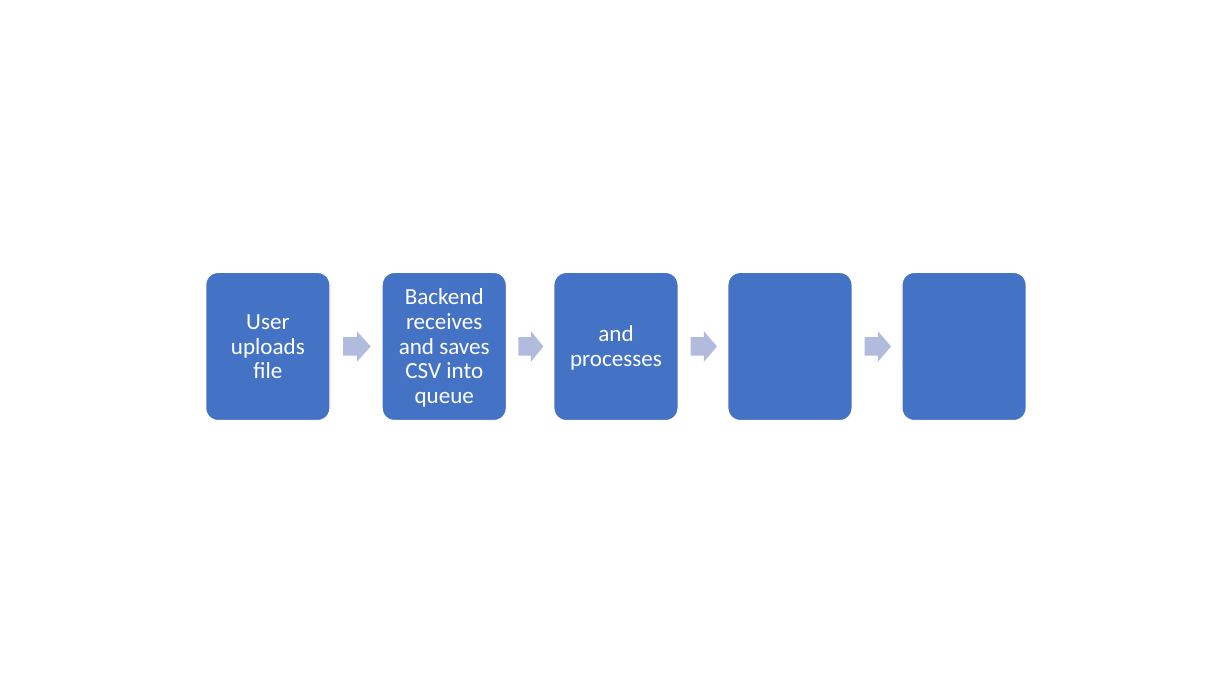
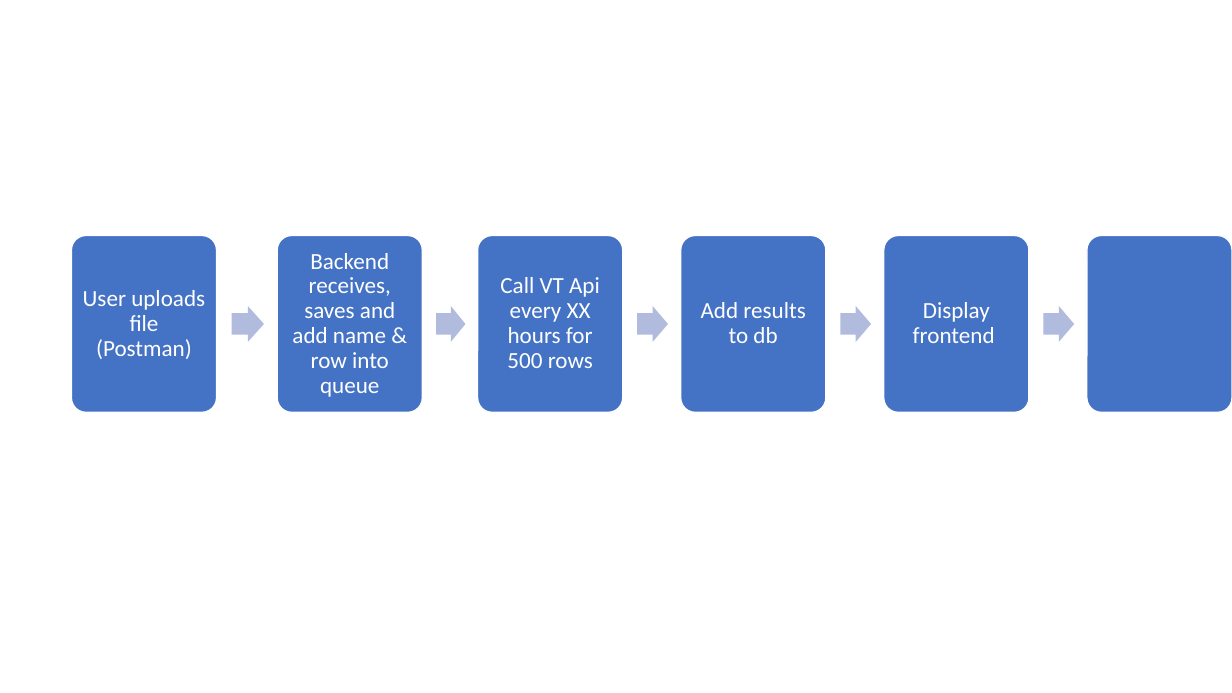
Before and after one commit to ZhengJie98/Domain-IP-Enrichment, a slide deck: slide 2 of Flow.pptx. Drawn at 1232x693 pixels with LibreOffice and Linux fonts; fonts in the diff are those of the drawing. Boxes give left, top, right and bottom in pixels: in the first picture for what was removed or moved away, otherwise in the second. Text is boxed around its words. In the diff, an @@ line names an element or a change of style, - is before the commit and + after.

```diff
--- a/Flow.pptx
+++ b/Flow.pptx
@@ rounded rectangle: place and size @@
-rounded rectangle at bbox=[383, 273, 507, 421]
+rounded rectangle at bbox=[71, 236, 216, 412]
@@ rounded rectangle: place and size @@
-rounded rectangle at bbox=[206, 273, 331, 421]
+rounded rectangle at bbox=[277, 236, 422, 412]
@@ rounded rectangle: place and size @@
-rounded rectangle at bbox=[554, 273, 678, 421]
+rounded rectangle at bbox=[478, 236, 623, 412]
@@ rounded rectangle: place and size @@
-rounded rectangle at bbox=[728, 273, 853, 421]
+rounded rectangle at bbox=[681, 236, 826, 412]
@@ rounded rectangle: place and size @@
-rounded rectangle at bbox=[902, 273, 1027, 421]
+rounded rectangle at bbox=[884, 236, 1030, 412]
@@ group added at bbox=[500, 236, 1232, 412]: 3 texts, 1 right arrow, 1 rounded rectangle @@
+Call VT Api every XX hours for 500 rows
+Add results to db
+Display frontend
@@ text at bbox=[292, 253, 395, 397]: text changed @@
-Backend receives and saves CSV into queue
+Backend receives, saves and add name & row into queue
@@ text at bbox=[83, 290, 205, 359]: text changed @@
-User uploads file
+User uploads file (Postman)
@@ right arrow: place and size @@
-right arrow at bbox=[343, 331, 371, 361]
+right arrow at bbox=[232, 306, 264, 342]
@@ right arrow: place and size @@
-right arrow at bbox=[518, 331, 543, 361]
+right arrow at bbox=[436, 306, 466, 342]
@@ text removed at bbox=[570, 325, 662, 370] @@
-and processes
@@ right arrow: place and size @@
-right arrow at bbox=[690, 331, 717, 361]
+right arrow at bbox=[638, 306, 668, 342]
@@ right arrow: place and size @@
-right arrow at bbox=[865, 331, 892, 361]
+right arrow at bbox=[840, 306, 871, 342]
```
Also in this commit, not shown: 28 other files.
